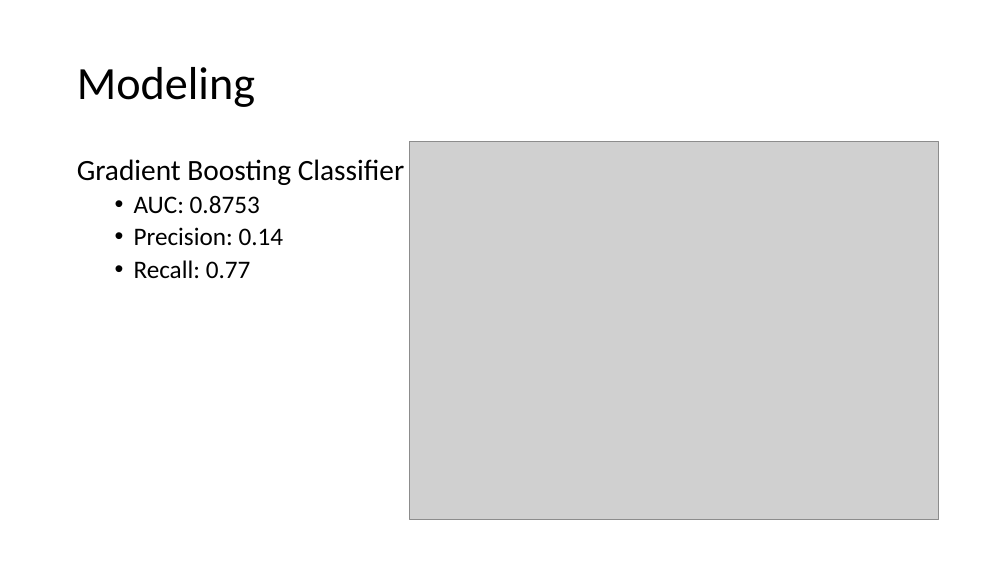
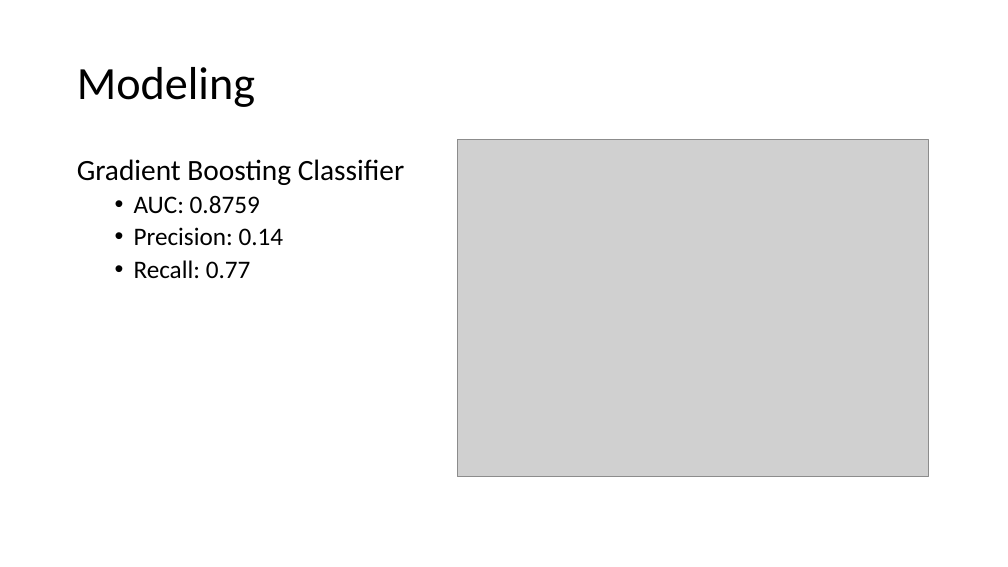
Before and after one commit to anikoloff/fraud_detection, a slide deck: slide 28 of fraud_detection.pptx. Drawn at 1008x567 pixels with LibreOffice and Linux fonts; fonts in the diff are those of the drawing; grey boxes stand for pictures. Boxes give left, top, right and bottom in pixels: in the first picture for what was removed or moved away, otherwise in the second. Text is boxed around its words. In the diff, an @@ line names an element or a change of style, - is before the commit and + after.

```diff
--- a/fraud_detection.pptx
+++ b/fraud_detection.pptx
@@ picture: place and size @@
-picture at <box>410,142,939,520</box>
+picture at <box>457,140,929,477</box>
@@ text at <box>134,195,260,214</box>: text changed @@
-  • AUC: 0.8753
+  • AUC: 0.8759
```
Also in this commit, not shown: 10 other slides changed, 2 slides added, 1 slide removed, 2 other files.
